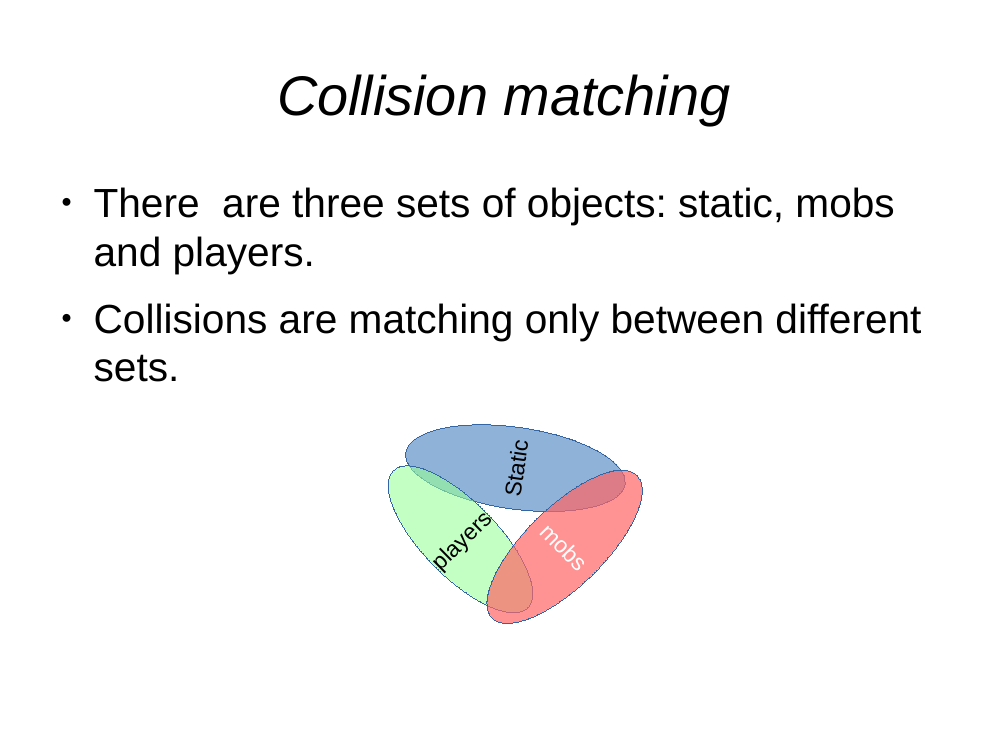
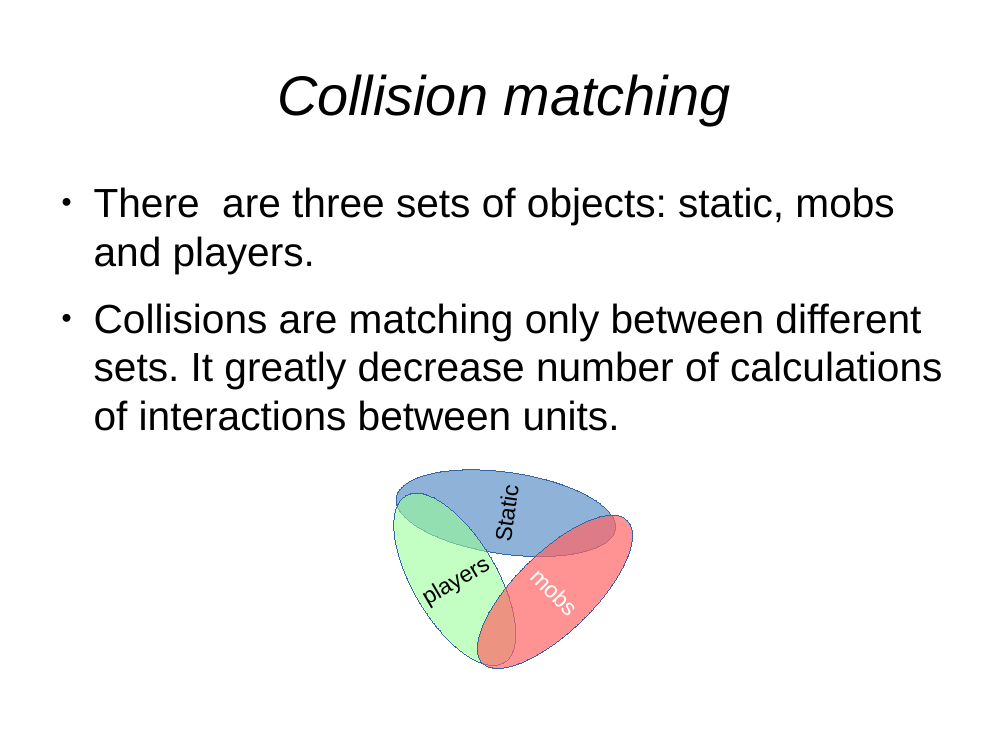
Before and after one commit to Shadasviar/mario, a slide deck: slide 9 of Documentation/Introduction.odp (slide 10 before the commit). Drawn at 1008x756 pixels with LibreOffice and Linux fonts; fonts in the diff are those of the drawing. Boxes give left, top, right and bottom in pixels: in the first picture for what was removed or moved away, otherwise in the second. Text is boxed around its words. In the diff, an @@ line names an element or a change of style, - is before the commit and + after.

```diff
--- a/Documentation/Introduction.odp
+++ b/Documentation/Introduction.odp
@@ text at (94, 303, 942, 431): text changed @@
-● Collisions are matching only between different sets.
+● Collisions are matching only between different sets. It greatly decrease number of calculations of interactions between units.
@@ ellipse "players" at (369, 475, 540, 685): rotation 315 to 329 degrees @@
@@ ellipse "Static": place and size @@
-ellipse "Static" at (400, 412, 631, 524)
+ellipse "Static" at (391, 457, 622, 569)
@@ ellipse "mobs": place and size @@
-ellipse "mobs" at (464, 448, 664, 646)
+ellipse "mobs" at (455, 493, 655, 691)
```
Also in this commit, not shown: 2 other slides changed, 1 slide added, 1 slide removed, 1 other file.
